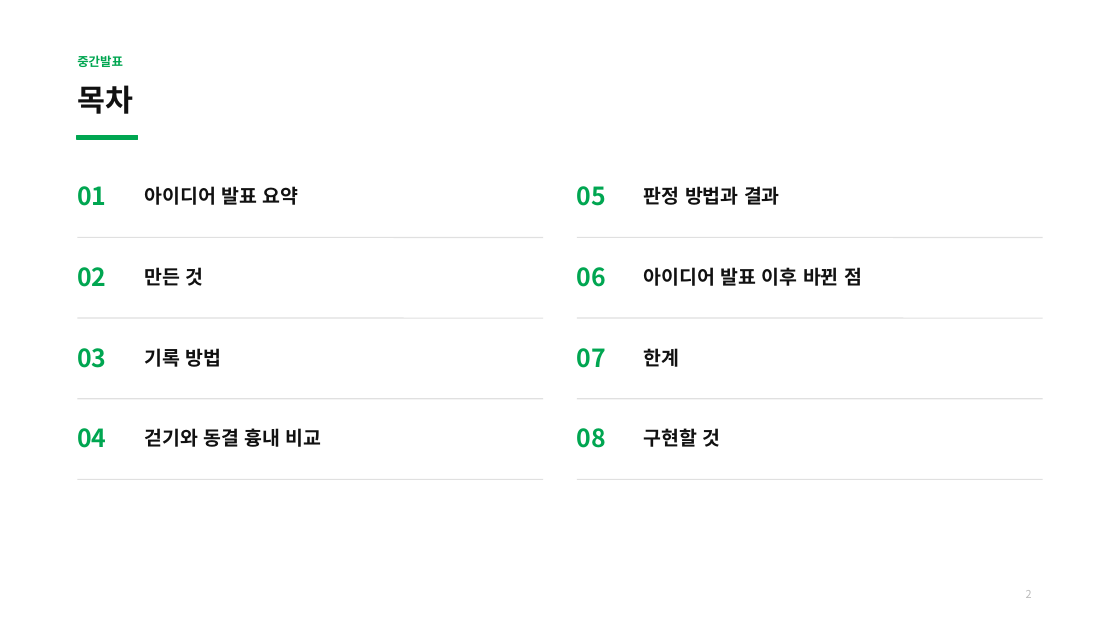
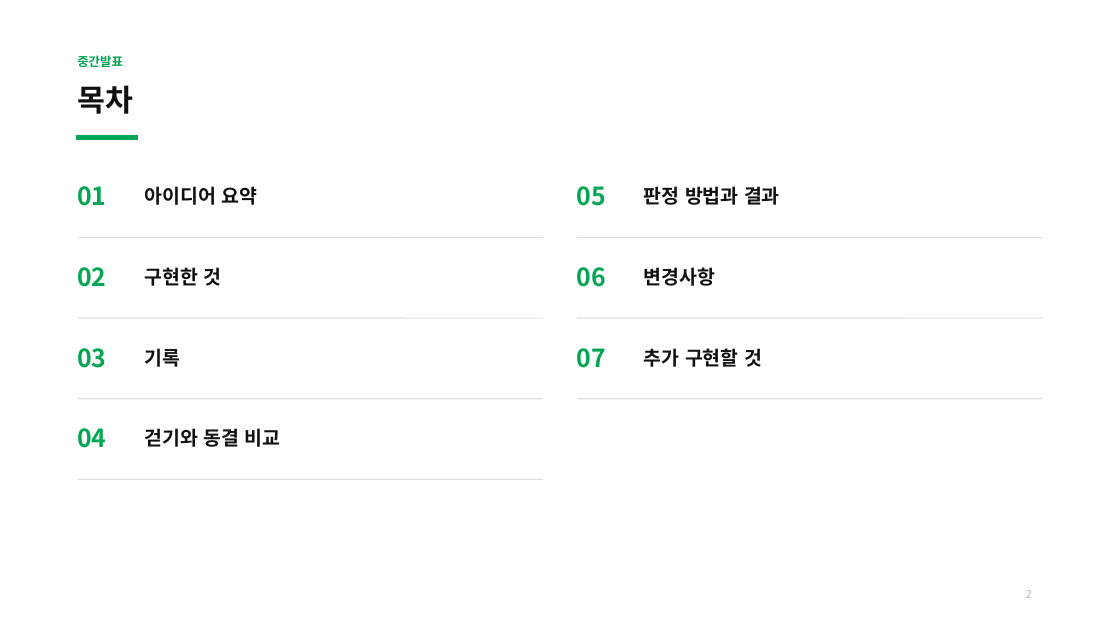
Before and after one commit to bell-ha/fog-cue, a slide deck: slide 2 of 2_중간발표/32203482이종하_개인맞춤형디바이스개발_중간발표.pptx. Drawn at 1120x630 pixels with LibreOffice and Linux fonts; fonts in the diff are those of the drawing. Boxes give left, top, right and bottom in pixels: in the first picture for what was removed or moved away, otherwise in the second. Text is boxed around its words. In the diff, an @@ line names an element or a change of style, - is before the commit and + after.

Commit message:
중간발표준비

```diff
--- a/2_중간발표/32203482이종하_개인맞춤형디바이스개발_중간발표.pptx
+++ b/2_중간발표/32203482이종하_개인맞춤형디바이스개발_중간발표.pptx
@@ text at [144, 186, 257, 205]: text changed @@
-아이디어 발표 요약
+아이디어 요약
@@ text at [144, 267, 221, 286]: text changed @@
-만든 것
+구현한 것
@@ text at [644, 267, 715, 286]: text changed @@
-아이디어 발표 이후 바뀐 점
+변경사항
@@ text at [144, 348, 180, 367]: text changed @@
-기록 방법
+기록
@@ text at [644, 348, 762, 367]: text changed @@
-한계
+추가 구현할 것
@@ text at [144, 428, 281, 447]: text changed @@
-걷기와 동결 흉내 비교
+걷기와 동결 비교
@@ text removed at [577, 428, 606, 448] @@
-08
@@ text removed at [644, 428, 721, 447] @@
-구현할 것
@@ line removed from (577, 479) to (1043, 479) @@
```
Also in this commit, not shown: 9 other slides changed, 2 slides added, 2 slides removed, 11 other files.
